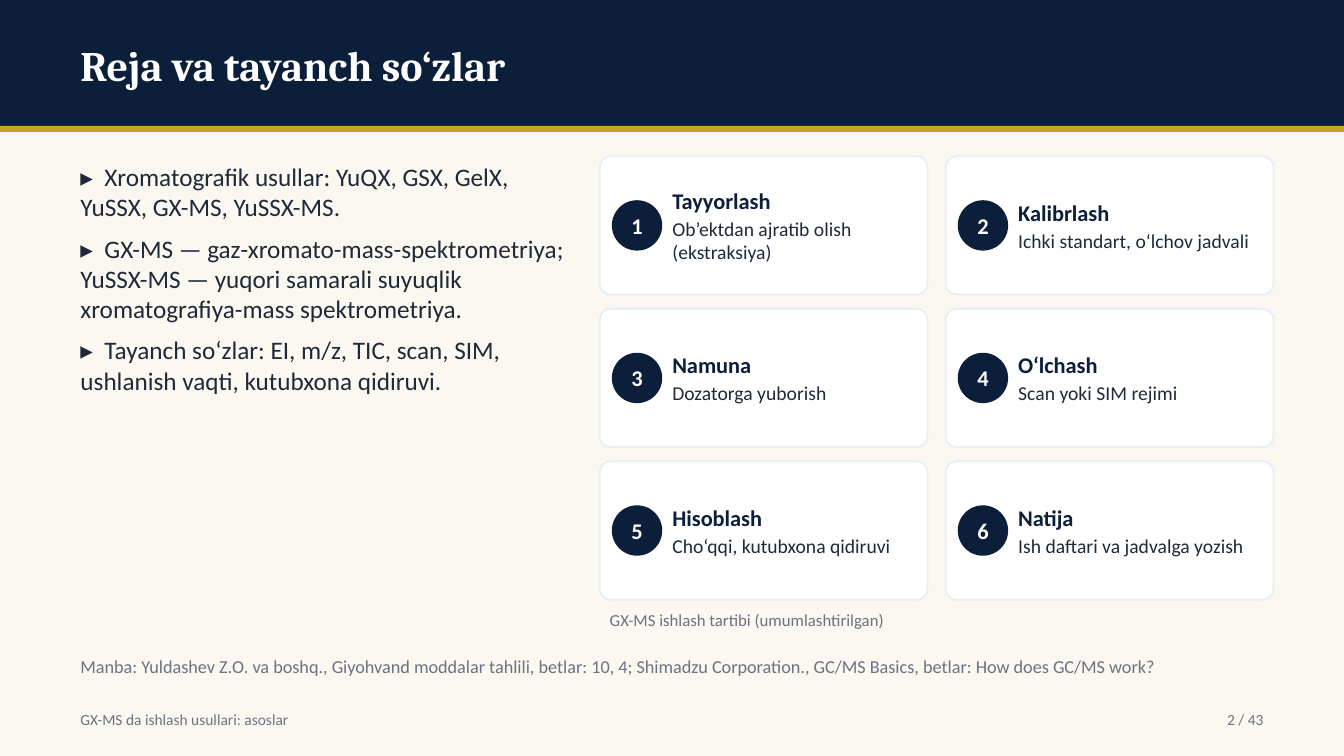
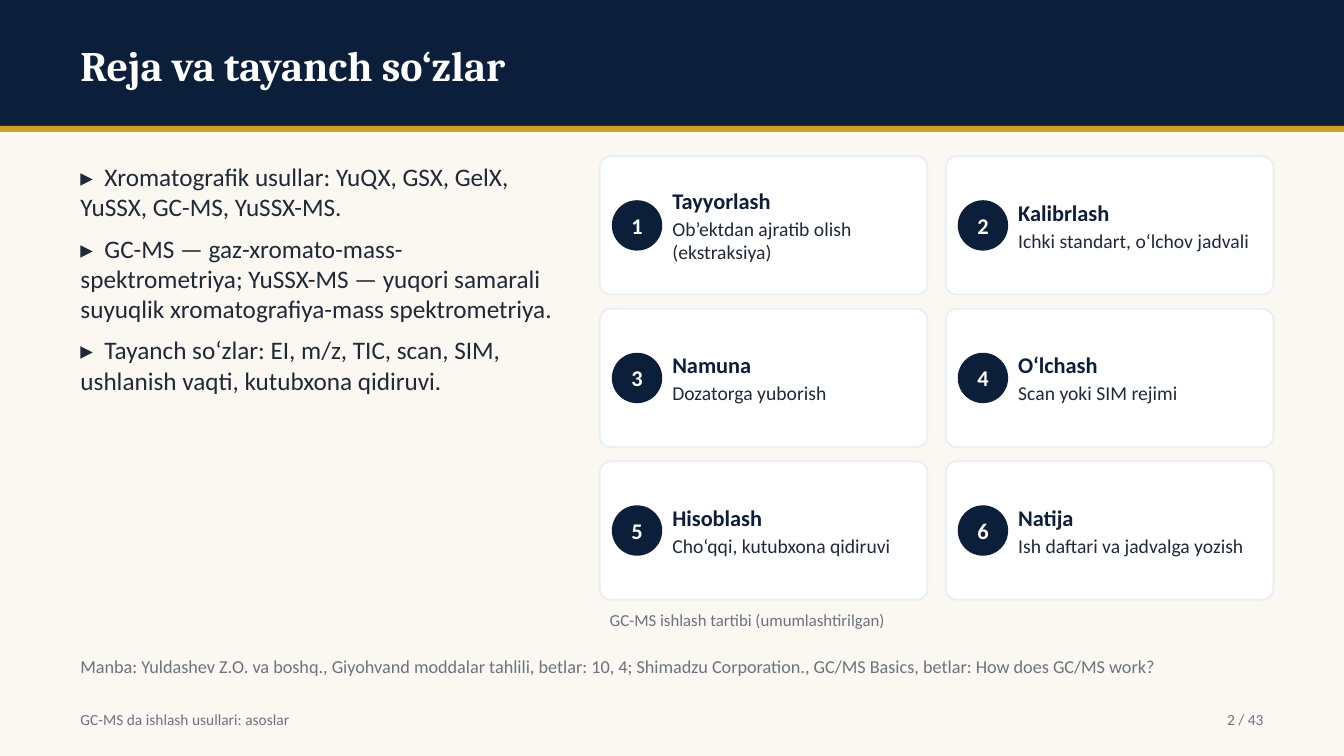
Before and after one commit to davlatsudekspert/forensic-expert, a slide deck: slide 2 of out/instr-03-gcms-asoslar.pptx. Drawn at 1344x756 pixels with LibreOffice and Linux fonts; fonts in the diff are those of the drawing. Boxes give left, top, right and bottom in pixels: in the first picture for what was removed or moved away, otherwise in the second. Text is boxed around its words. In the diff, an @@ line names an element or a change of style, - is before the commit and + after.

```diff
--- a/out/instr-03-gcms-asoslar.pptx
+++ b/out/instr-03-gcms-asoslar.pptx
@@ text at [80, 168, 552, 323]: text changed @@
-▸ Xromatografik usullar: YuQX, GSX, GelX, YuSSX, GX-MS, YuSSX-MS.
-▸ GX-MS — gaz-xromato-mass-spektrometriya; YuSSX-MS — yuqori samarali suyuqlik xromatografiya-mass spektrometriya.
+▸ Xromatografik usullar: YuQX, GSX, GelX, YuSSX, GC-MS, YuSSX-MS.
+▸ GC-MS — gaz-xromato-mass-spektrometriya; YuSSX-MS — yuqori samarali suyuqlik xromatografiya-mass spektrometriya.
@@ text at [610, 614, 884, 629]: text changed @@
-GX-MS ishlash tartibi (umumlashtirilgan)
+GC-MS ishlash tartibi (umumlashtirilgan)
@@ text at [80, 714, 289, 725]: text changed @@
-GX-MS da ishlash usullari: asoslar
+GC-MS da ishlash usullari: asoslar
```
Also in this commit, not shown: 42 other slides changed, 4 other files.
